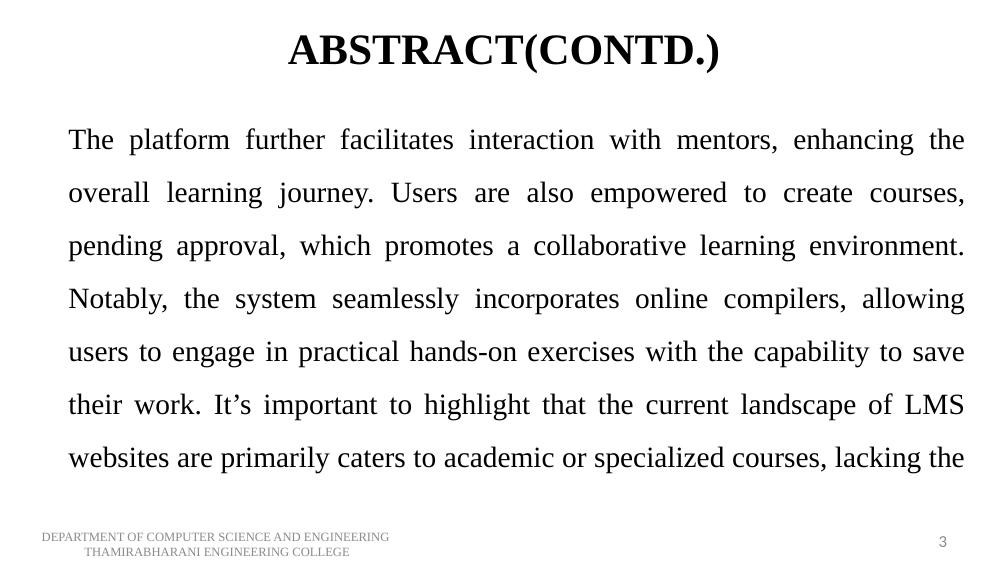
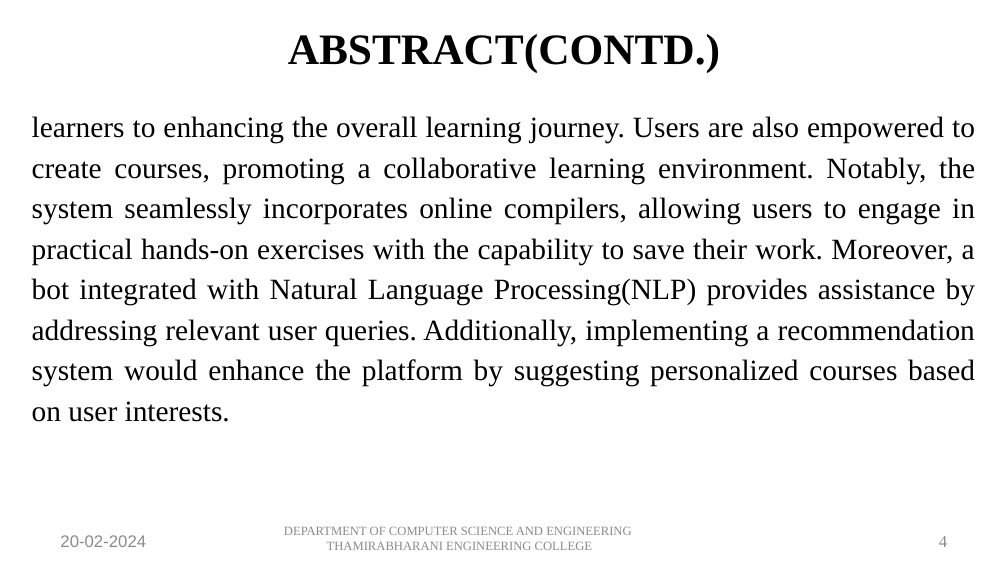
Before and after one commit to Saravana-Pon-Balan/LMS, a slide deck: slide 4 of Docs/review 1.pptx (slide 3 before the commit). Drawn at 1008x567 pixels with LibreOffice and Linux fonts; fonts in the diff are those of the drawing. Boxes give left, top, right and bottom in pixels: in the first picture for what was removed or moved away, otherwise in the second. Text is boxed around its words. In the diff, an @@ line names an element or a change of style, - is before the commit and + after.

```diff
--- a/Docs/review 1.pptx
+++ b/Docs/review 1.pptx
@@ text at [32,116,975,422]: text changed @@
-The platform further facilitates interaction with mentors, enhancing the overall learning journey. Users are also empowered to create courses, pending approval, which promotes a collaborative learning environment. Notably, the system seamlessly incorporates online compilers, allowing users to engage in practical hands-on exercises with the capability to save their work. It’s important to highlight that the current landscape of LMS websites are primarily caters to academic or specialized courses, lacking the
+learners to enhancing the overall learning journey. Users are also empowered to create courses, promoting a collaborative learning environment. Notably, the system seamlessly incorporates online compilers, allowing users to engage in practical hands-on exercises with the capability to save their work. Moreover, a bot integrated with Natural Language Processing(NLP) provides assistance by addressing relevant user queries. Additionally, implementing a recommendation system would enhance the platform by suggesting personalized courses based on user interests.
@@ text added at [60,535,146,547], 12 pt, text #8B8B8B @@
+20-02-2024
@@ text "DEPARTMENT OF COMPUTER SCIENCE AND ...": place and size @@
-text "DEPARTMENT OF COMPUTER SCIENCE AND ..." at [42,533,389,556]
+text "DEPARTMENT OF COMPUTER SCIENCE AND ..." at [284,527,631,550]
@@ text at [939,536,947,547]: text changed; font Calibri to Times New Roman @@
-3
+4
```
Also in this commit, not shown: 11 other slides changed, 9 slides added, 6 slides removed, 9 other files.
